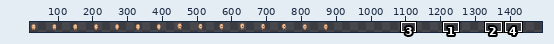
Two versions of one sprite sheet, dist/assets/images/evil_coin.png. Above: a wide view before the commit, with the close-up outlined.
Close-up. Old version:
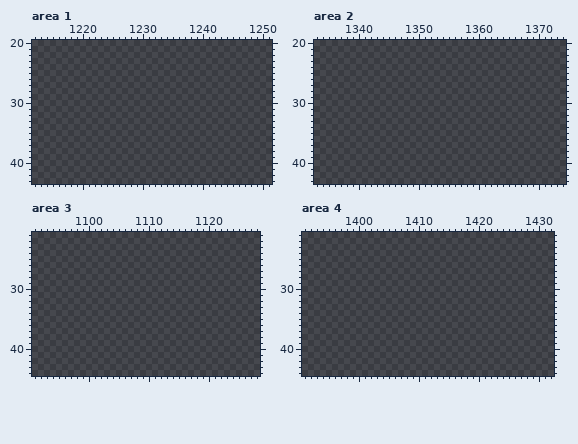
The file is 360x24 pixels. Colours within 5 levels of each other are drawn and written as one. Shown: area 1: x 1212..1251, y 20..43; area 2: x 1333..1374, y 20..43; area 3: x 1091..1128, y 21..44; area 4: x 1391..1432, y 21..44. The old version is drawn lined up with the new one. The wide view leaves out empty margins. The commit also changed other parts of the picture, which this record leaves out.
The result:
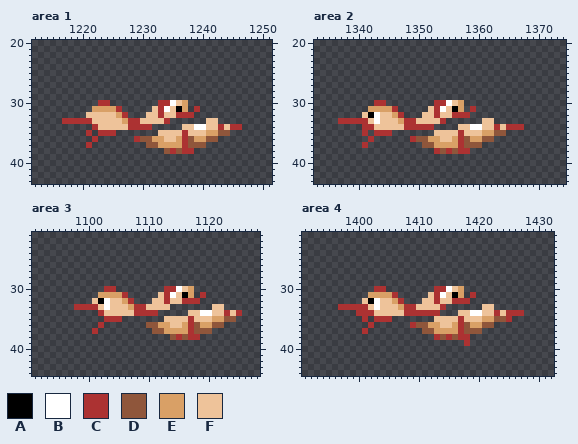
Palette (. is transparent): A #000000  B #ffffff  C #ac3232  D #8f563b  E #d9a066  F #eec39a
Change:
canvas 360x24 -> 1500x60; drawings rearranged on the sheet (the old picture shows each at its new place)
Changed rows in their new state; - is an unchanged pixel.
Area 1:
first column x 1217:
30 ------CC--------CCBFE---------
31 -----EEEEC-----FCBFAE-C-------
32 ----FFFFFEC---FFCFFCCC--------
33 CCCCCFFFFFECCFFFFC------FF----
34 -----CFFFFFCCCC-----FFBBFFCFCC
35 ----C-CCC-------FFFFCFFFEEDD--
36 -----C------CDDEEFFECDEEDD----
37 ----C---------DDEEEECDDD------
38 -----------------DCDCC--------
Area 2:
first column x 1337:
30 ------CC--------CCBFE----------
31 -----EEEEC-----FCBFAE-C--------
32 ----FABFFEC---FFCFFCCC---------
33 CCCCCFBFFFECCFFFFC------FF-----
34 ----CCFFFFFCCCCC----FFBBFFCFCCC
35 ----C-CCC-------FFFFCFFFEEDD---
36 -----C------CDDEEFFECDEEDD-----
37 ----C---------DDEEEECDDD-------
38 ----------------CDCDCC---------
Area 3:
first column x 1098:
30 -----CC--------CCBFE--------
31 ----EEEEC-----FCBFAE-C------
32 ---FABFFEC---FFCFFCCC-------
33 CCCCFBFFFECCFFFF-------FF---
34 ----CFFFFFCCCC-----FFBBFFCFC
35 -----CCC-------FFFFCFFFEEDD-
36 ----C-------DDEEFFECDEEDD---
37 ---C---------DDEEEECDDD-----
38 ----------------DCDCC-------
Area 4:
first column x 1397:
30 ------CC--------CCBFE----------
31 -----EEEEC-----FCBFAE-C--------
32 ----FABFFEC---FFCFFCCC---------
33 CCCCCFBFFFECCFFFFC------FF-----
34 ---CCCFFFFFCCCCCC---FFBBFFCFCCC
35 ----C-CCC-------FFFFCFFFEEDDC--
36 -----C------CDDEEFFECDEEDD-----
37 ----C---------DDEEEECDDD-------
38 ----------------CDCDCC---------
39 ---------------------C---------
Boxes around the changes in both close-ups, in picture pixels (x1, y1, x2, y2):
added: (62, 100, 242, 154)
added: (338, 100, 524, 154)
added: (74, 286, 242, 340)
added: (338, 286, 524, 346)
